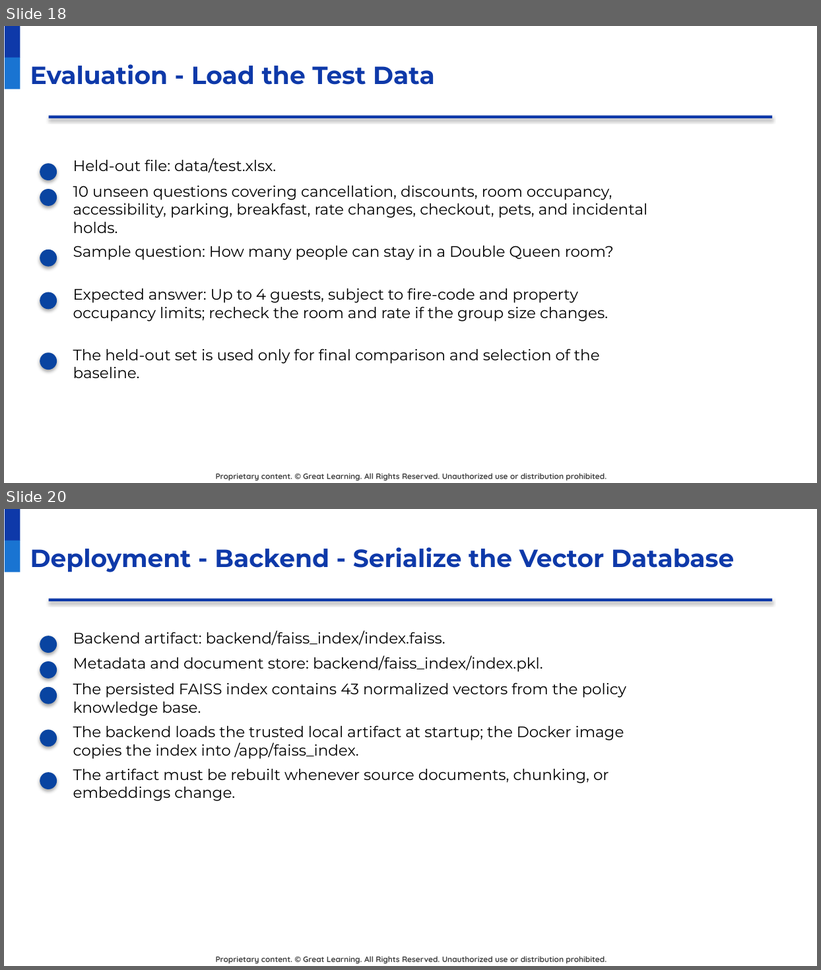
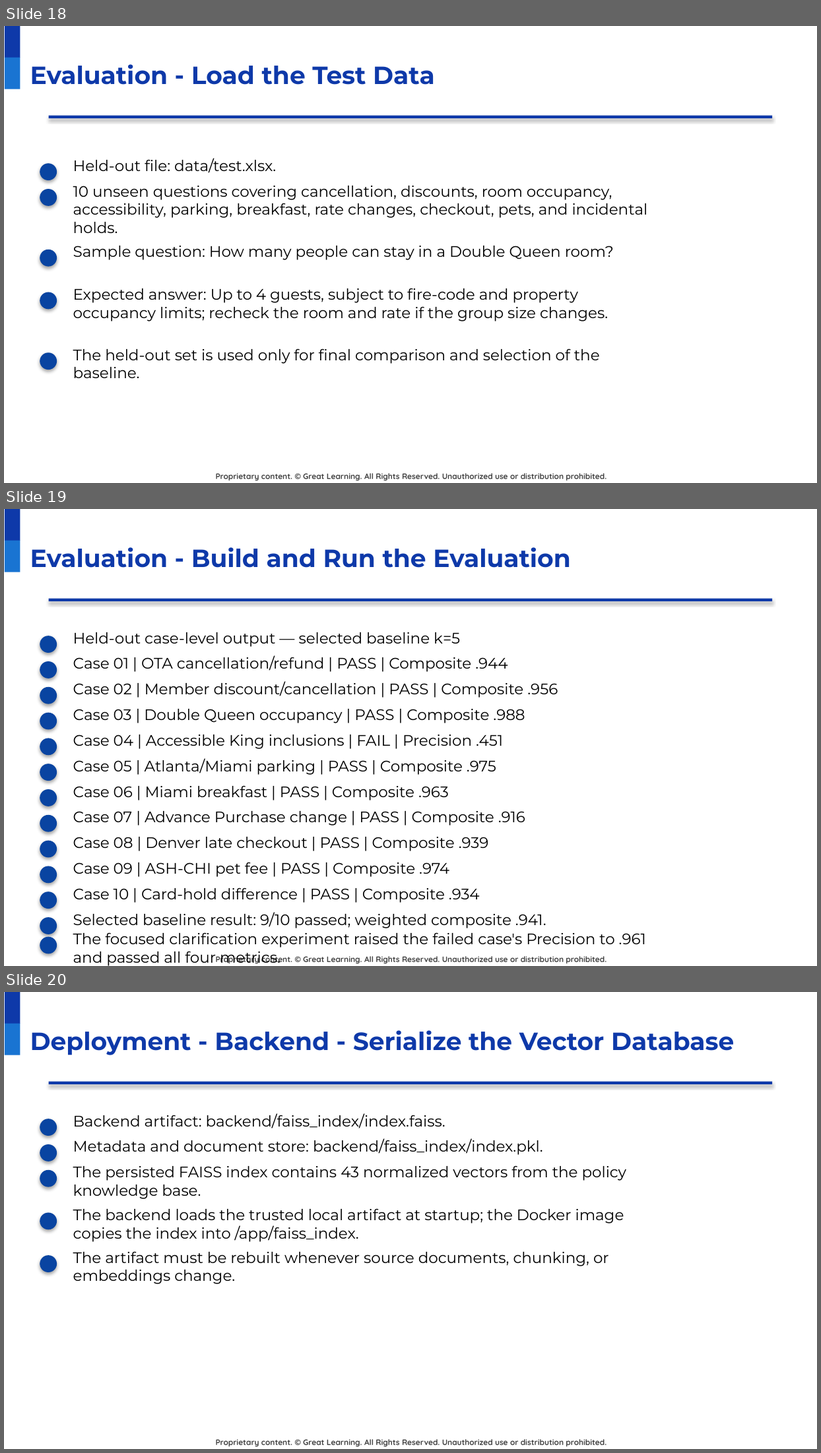
Before and after one commit to raovutukoor1/aurora-stay-qna, a slide deck: presentations/Aurora_Stays_RAG_Project_Presentation_Template_Style.pptx. Shown one above the other, each under a label of ours: slides 18 and 20 before the commit, slides 18, 19 and 20 after it; the slides between them are not shown. The pictures are 821x970 and 821x1453 pixels, drawn with LibreOffice and Linux fonts; fonts in the diff are those of the drawing; background and template pictures are left out. Boxes give left, top, right and bottom in pixels: in the first picture for what was removed or moved away, otherwise in the second. Text is boxed around its words. In the diff, an @@ line names an element or a change of style, - is before the commit and + after.

```diff
--- a/presentations/Aurora_Stays_RAG_Project_Presentation_Template_Style.pptx
+++ b/presentations/Aurora_Stays_RAG_Project_Presentation_Template_Style.pptx
@@ slide 19 added at [4,509,817,966], background #FFFFFF; not listed: 3 template elements that a slide beside it also shows @@
@@ title added at [30,547,571,568], 22 pt, text #0E39A9, bold @@
+Evaluation - Build and Run the Evaluation
@@ rectangle added at [49,599,772,601], fill #0E39A9 @@
@@ ellipse added at [40,636,57,653], fill #0944A1 @@
@@ text added at [73,632,460,647], 13.5 pt, text #000000 @@
+Held-out case-level output — selected baseline k=5
@@ ellipse added at [40,662,57,679], fill #0944A1 @@
@@ text added at [73,656,508,672], 13.5 pt, text #000000 @@
+Case 01 | OTA cancellation/refund | PASS | Composite .944
@@ text added at [73,681,558,698], 13.5 pt, text #000000 @@
+Case 02 | Member discount/cancellation | PASS | Composite .956
@@ ellipse added at [40,687,57,704], fill #0944A1 @@
@@ ellipse added at [40,712,57,729], fill #0944A1 @@
@@ text added at [73,709,525,723], 13.5 pt, text #000000 @@
+Case 03 | Double Queen occupancy | PASS | Composite .988
@@ ellipse added at [40,738,57,755], fill #0944A1 @@
@@ text added at [73,735,503,749], 13.5 pt, text #000000 @@
+Case 04 | Accessible King inclusions | FAIL | Precision .451
@@ ellipse added at [40,764,57,780], fill #0944A1 @@
@@ text added at [73,758,496,775], 13.5 pt, text #000000 @@
+Case 05 | Atlanta/Miami parking | PASS | Composite .975
@@ text added at [73,786,449,801], 13.5 pt, text #000000 @@
+Case 06 | Miami breakfast | PASS | Composite .963
@@ ellipse added at [40,789,57,807], fill #0944A1 @@
@@ ellipse added at [40,815,57,832], fill #0944A1 @@
@@ text added at [73,811,525,826], 13.5 pt, text #000000 @@
+Case 07 | Advance Purchase change | PASS | Composite .916
@@ ellipse added at [40,841,57,858], fill #0944A1 @@
@@ text added at [73,837,489,852], 13.5 pt, text #000000 @@
+Case 08 | Denver late checkout | PASS | Composite .939
@@ text added at [73,862,450,877], 13.5 pt, text #000000 @@
+Case 09 | ASH-CHI pet fee | PASS | Composite .974
@@ ellipse added at [40,866,57,883], fill #0944A1 @@
@@ ellipse added at [40,892,57,909], fill #0944A1 @@
@@ text added at [73,888,480,903], 13.5 pt, text #000000 @@
+Case 10 | Card-hold difference | PASS | Composite .934
@@ ellipse added at [40,918,57,935], fill #0944A1 @@
@@ text added at [73,912,547,929], 13.5 pt, text #000000 @@
+Selected baseline result: 9/10 passed; weighted composite .941.
@@ ellipse added at [40,937,57,954], fill #0944A1 @@
@@ text added at [73,933,646,966], 13.5 pt, text #000000 @@
+The focused clarification experiment raised the failed case's Precision to .961 and passed all four metrics.
```
Also in this commit, not shown: 7 slides changed, 1 slide removed, 2 other files.
